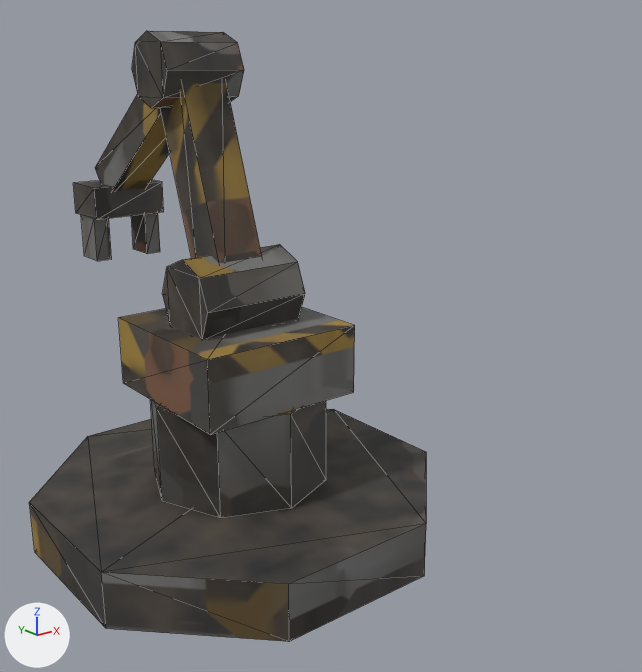
Renders of the glTF model jogo/assets/modelos/logistica/bracos/braco.glb from each side of a commit.
One viewpoint serves both versions: a camera (50 mm lens) standing at (-0.661, -1.021, 0.676) and looking at (0.102, -0.067, 0.295). The lights are fixed; the arrows at lower left show +X, +Y and +Z. The older version comes first. Mesh edges are drawn as thin lines. Where no turn or scale is listed for an object, it has been applied to the vertices. Vertices at exactly the same position are counted once.

Before the edit, the objects in view are built like this:
```python
me_braco_base = bpy.data.meshes.new('braco_base')
me_braco_base.from_pydata(...)  # 32 vertices, 56 faces; spans x -0.277..0.277, y -0.277..0.277, z 0.0..0.22
me_braco_base.materials.append(mat_braco_tex)  # picture img_braco_tex
me_braco_braco1 = bpy.data.meshes.new('braco_braco1')
me_braco_braco1.from_pydata(...)  # 24 vertices, 40 faces; spans x -0.06..0.06, y -0.033..0.15, z -0.011..0.35
me_braco_braco1.materials.append(mat_braco_tex)  # picture img_braco_tex
me_braco_braco2 = bpy.data.meshes.new('braco_braco2')
me_braco_braco2.from_pydata(...)  # 8 vertices, 12 faces; spans x -0.03..0.03, y -0.018..0.258, z -0.204..0.024
me_braco_braco2.materials.append(mat_braco_tex)  # picture img_braco_tex
me_braco_garra = bpy.data.meshes.new('braco_garra')
me_braco_garra.from_pydata(...)  # 24 vertices, 36 faces; spans x -0.06..0.06, y -0.04..0.04, z -0.12..0.0
me_braco_garra.materials.append(mat_braco_tex)  # picture img_braco_tex
me_braco_giro = bpy.data.meshes.new('braco_giro')
me_braco_giro.from_pydata(...)  # 24 vertices, 40 faces; spans x -0.12..0.12, y -0.12..0.12, z 0.0..0.2
me_braco_giro.materials.append(mat_braco_tex)  # picture img_braco_tex
ob_braco_base = bpy.data.objects.new('braco_base', me_braco_base)
ob_braco_base.location = (0.0, 0.0, 0.0)
ob_braco_braco1 = bpy.data.objects.new('braco_braco1', me_braco_braco1)
ob_braco_braco1.location = (0.0, 0.0, 0.36)
ob_braco_braco2 = bpy.data.objects.new('braco_braco2', me_braco_braco2)
ob_braco_braco2.location = (0.0, 0.1, 0.66)
ob_braco_garra = bpy.data.objects.new('braco_garra', me_braco_garra)
ob_braco_garra.location = (0.0, 0.34, 0.48)
ob_braco_giro = bpy.data.objects.new('braco_giro', me_braco_giro)
ob_braco_giro.location = (0.0, 0.0, 0.22)
```
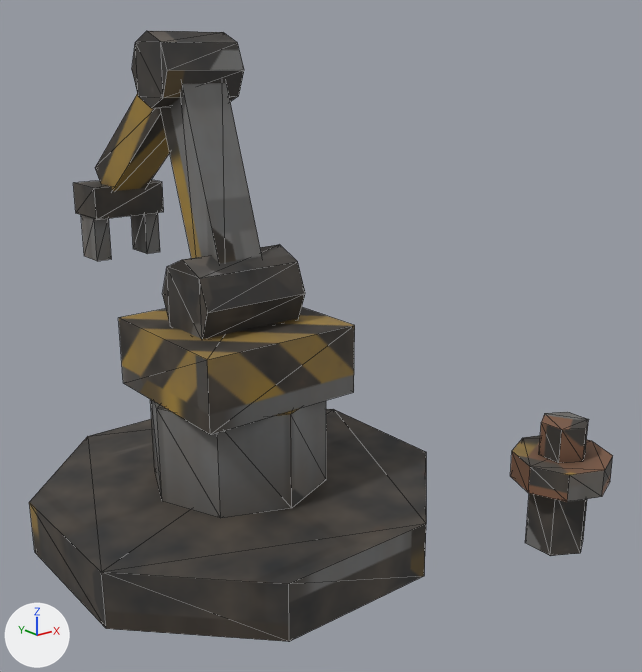
Where the change shows, as pixel boxes [x1, y1, x2, y2] in the pictures (642 x 672 px):
```json
{"object": "braco_base", "change": "reshaped", "before": [29, 399, 426, 642], "after": [29, 399, 613, 642], "on screen": "47% wider"}
{"part": 1, "of": "me_braco_base", "change": "added", "after": [525, 493, 587, 556]}
{"part": 2, "of": "me_braco_base", "change": "added", "after": [510, 435, 613, 502]}
{"part": 3, "of": "me_braco_base", "change": "added", "after": [539, 412, 589, 463]}
{"part": 4, "of": "me_braco_base", "change": "surface changed", "before": [29, 399, 426, 641], "after": [29, 399, 426, 641]}
{"part": 5, "of": "me_braco_giro", "change": "surface changed", "before": [119, 245, 355, 434], "after": [119, 245, 355, 434]}
{"part": 6, "of": "me_braco_braco1", "change": "surface changed", "before": [137, 31, 262, 263], "after": [137, 31, 262, 263]}
{"part": 7, "of": "me_braco_braco2", "change": "surface changed", "before": [99, 93, 170, 191], "after": [99, 93, 170, 191], "on screen": "grey to brown"}
```

The change, as JSON lines over the scene's bpy script:
```json
{"block": "me_braco_base", "where": "# used by ob_braco_base; location = (0.0, 0.0, 0.0)"}
{"op": "remove", "block": "me_braco_base", "code": "me_braco_base.from_pydata(...)  # 32 vertices, 56 faces; spans x -0.277..0.277, y -0.277..0.277, z 0.0..0.22"}
{"op": "add", "block": "me_braco_base", "code": "me_braco_base.from_pydata(...)  # 72 vertices, 124 faces; spans x -0.277..0.4, y -0.4..0.277, z 0.0..0.22"}
{"block": "me_braco_base", "change": "me_braco_base part 1: a new loose piece, a 6-sided cylinder along z spanning x 0.291..0.369, y -0.375..-0.285, z 0.0..0.1, in mat_braco_tex (picture img_braco_tex)"}
{"block": "me_braco_base", "change": "me_braco_base part 2: a new loose piece, an 8-sided cylinder along z spanning x 0.26..0.4, y -0.4..-0.26, z 0.1..0.14, in mat_braco_tex (picture img_braco_tex)"}
{"block": "me_braco_base", "change": "me_braco_base part 3: a new loose piece, a 6-sided cylinder along z spanning x 0.3..0.36, y -0.365..-0.295, z 0.14..0.19, in mat_braco_tex (picture img_braco_tex)"}
{"block": "me_braco_base", "change": "me_braco_base part 4: 55 kept faces spanning x -0.277..0.277, y -0.277..0.277, z 0.0..0.22 get new texture (UV) coordinates"}
{"block": "me_braco_giro", "where": "me_braco_giro.from_pydata(...)  # 24 vertices, 40 faces; spans x -0.12..0.12, y -0.12..0.12, z 0.0..0.2"}
{"block": "me_braco_giro", "where": "# used by ob_braco_giro; location = (0.0, 0.0, 0.22)"}
{"block": "me_braco_giro", "change": "me_braco_giro part 5: texture (UV) coordinates of 40 of 40 faces, centred in x -0.12..0.12, y -0.12..0.12, z 0.0..0.194, changed; they spanned u 0.4..1.0, v 0.0..0.97 and now span u 0.39..0.95, v 0.0..0.93"}
{"block": "me_braco_braco1", "where": "me_braco_braco1.from_pydata(...)  # 24 vertices, 40 faces; spans x -0.06..0.06, y -0.033..0.15, z -0.011..0.35"}
{"block": "me_braco_braco1", "where": "# used by ob_braco_braco1; location = (0.0, 0.0, 0.36)"}
{"block": "me_braco_braco1", "change": "me_braco_braco1 part 6: texture (UV) coordinates of 40 of 40 faces, centred in x -0.06..0.06, y -0.011..0.145, z -0.004..0.345, changed; they spanned u 0.0..1.0, v 0.0..1.0 and now span u 0.13..0.98, v 0.0..0.98"}
{"block": "me_braco_braco2", "where": "me_braco_braco2.from_pydata(...)  # 8 vertices, 12 faces; spans x -0.03..0.03, y -0.018..0.258, z -0.204..0.024"}
{"block": "me_braco_braco2", "where": "# used by ob_braco_braco2; location = (0.0, 0.1, 0.66)"}
{"block": "me_braco_braco2", "change": "me_braco_braco2 part 7: texture (UV) coordinates of 12 of 12 faces, centred in x -0.03..0.03, y -0.006..0.246, z -0.188..0.008, changed; they spanned u 0.03..0.95, v 0.53..0.96 and now span u 0.64..0.97, v 0.0..0.78"}
```
